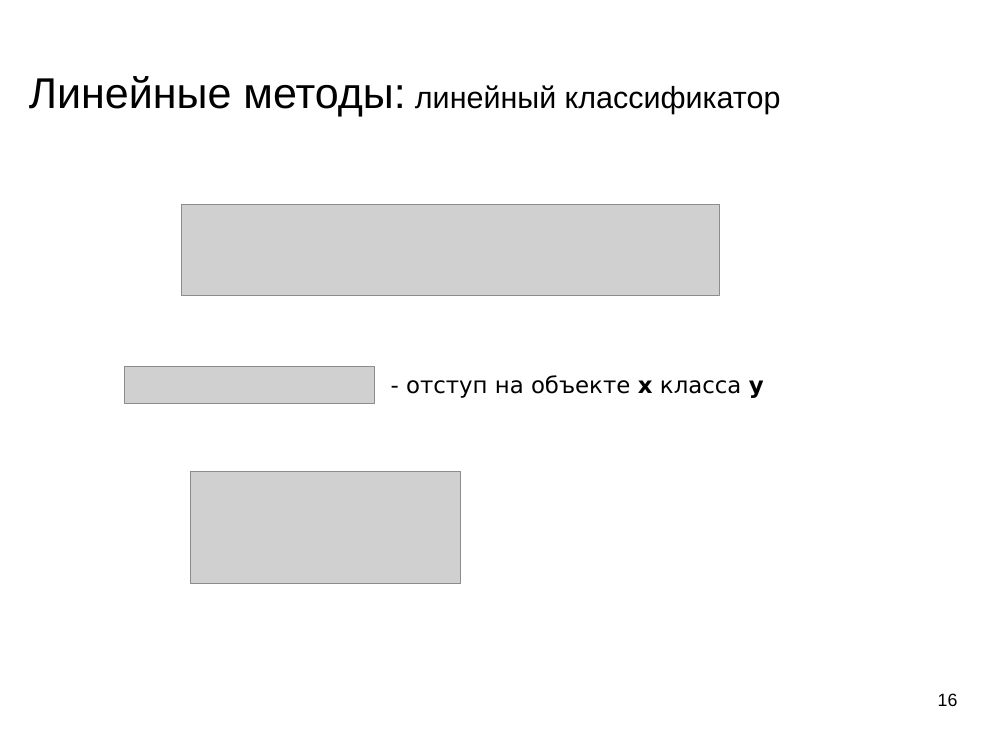
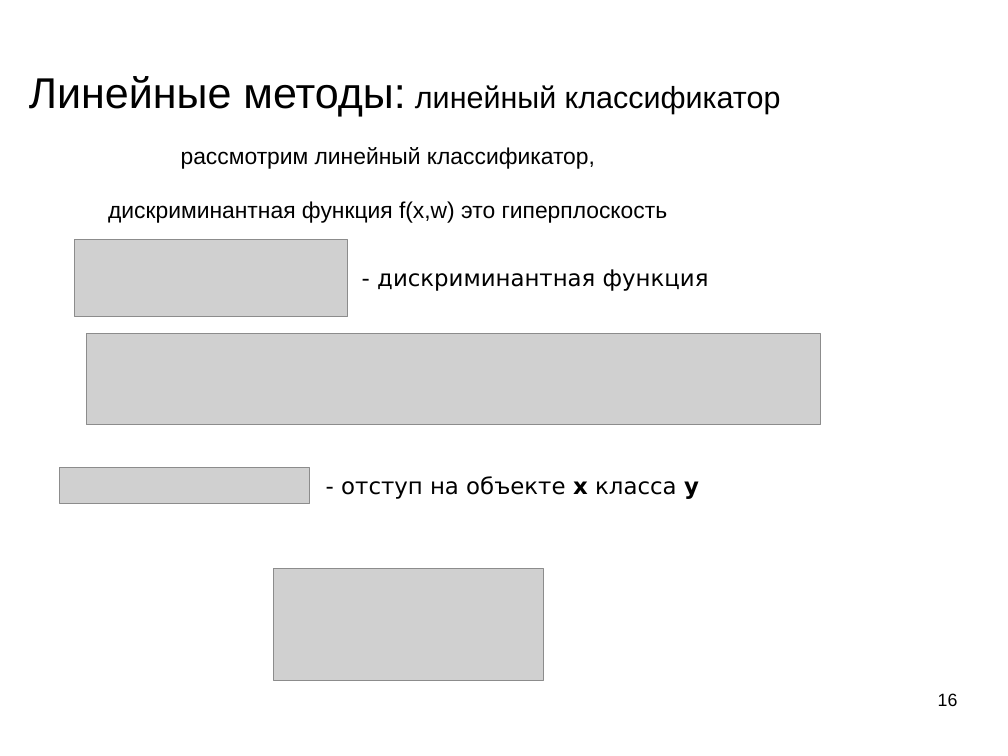
Before and after one commit to mechanoid5/ml_lectorium_legacy, a slide deck: slide 16 of 09-linear.odp. Drawn at 1008x756 pixels with LibreOffice and Linux fonts; fonts in the diff are those of the drawing; grey boxes stand for pictures; background and template pictures are left out. Boxes give left, top, right and bottom in pixels: in the first picture for what was removed or moved away, otherwise in the second. Text is boxed around its words. In the diff, an @@ line names an element or a change of style, - is before the commit and + after.

```diff
--- a/09-linear.odp
+++ b/09-linear.odp
@@ text added at <box>108,147,668,223</box>, 18 pt, text #000000 @@
+рассмотрим линейный классификатор,
+дискриминантная функция f(x,w) это гиперплоскость
@@ picture added at <box>75,240,349,316</box> @@
@@ text added at <box>377,269,709,291</box>, 18 pt, text #000000 @@
+- дискриминантная функция
@@ picture: place and size @@
-picture at <box>181,204,720,295</box>
+picture at <box>86,334,820,424</box>
@@ picture: place and size @@
-picture at <box>124,367,374,403</box>
+picture at <box>60,467,310,504</box>
@@ text "- отступ на объекте x ...": place and size @@
-text "- отступ на объекте x ..." at <box>406,375,764,398</box>
+text "- отступ на объекте x ..." at <box>341,476,699,499</box>
@@ picture: place and size @@
-picture at <box>190,472,461,584</box>
+picture at <box>273,569,544,681</box>
```
Also in this commit, not shown: 6 other slides changed, 1 slide added, 2 other files.
